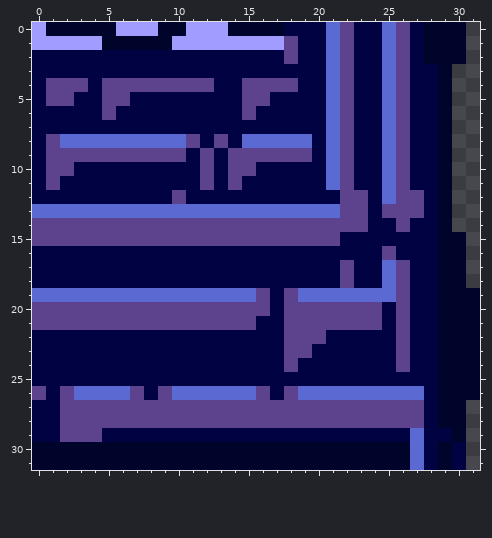
One commit to this pixel-art file: bin/assets/corner_theotherwayaround.ase. Above: the version before the commit.
32x32 pixels, 1 frame.
New version:
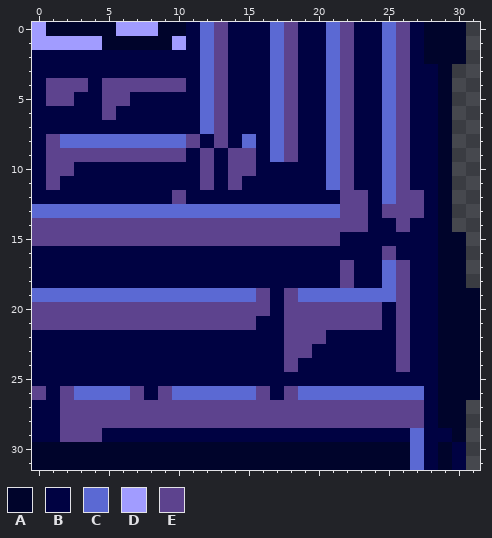
Palette (. is transparent): A #00042b  B #000242  C #5b69d3  D #a19cff  E #5d438e
Diff:
Changed rows in their new state; - is an unchanged pixel.
first column x 11:
 0 BCEBBBCE-
 1 BCEBBBC--
 2 -CE---C--
 3 -CE---CE-
 4 BCE-BBC--
 5 -CE-BBCE-
 6 -CE-B-CE-
 7 -CE---CE-
 8 -----B-EB
 9 -----BC-B
Boxes around the changes in both pictures, in picture pixels (x1, y1, x2, y2):
changed: (186, 22, 312, 162)
